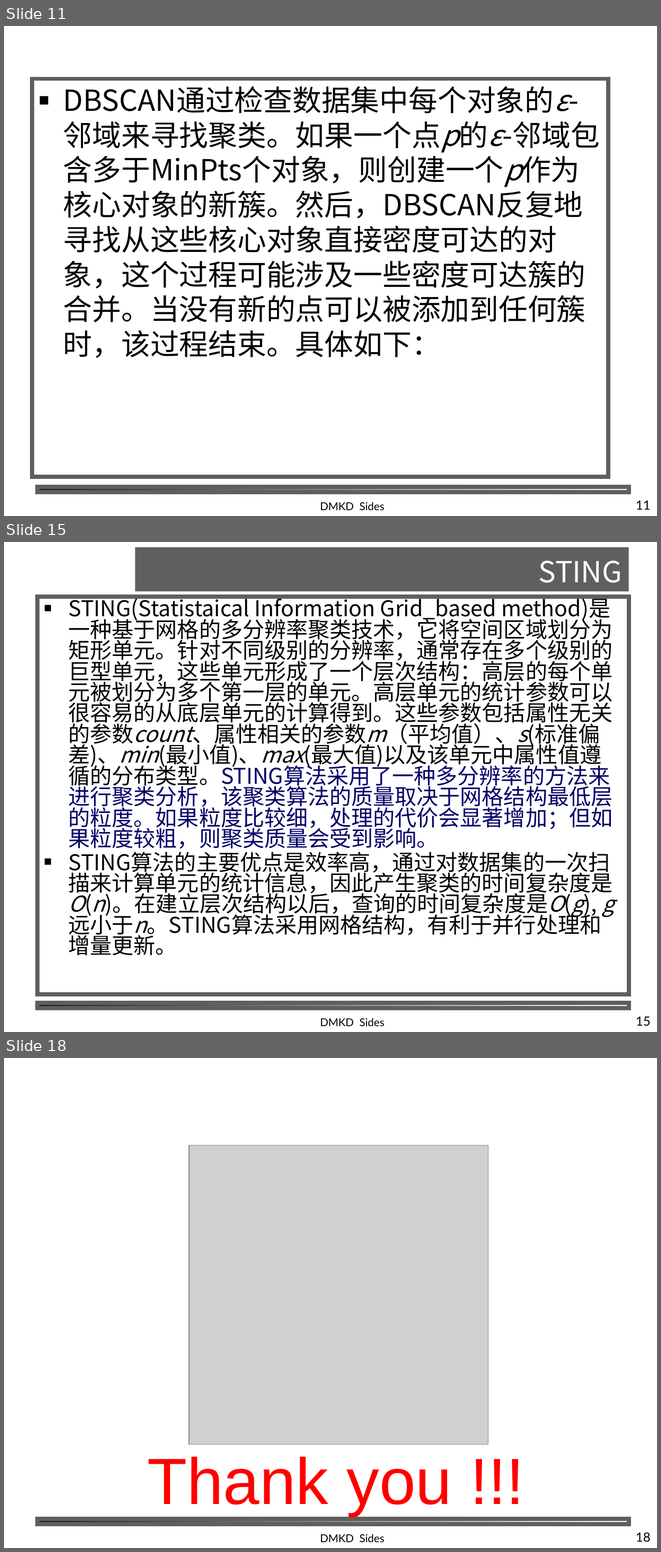
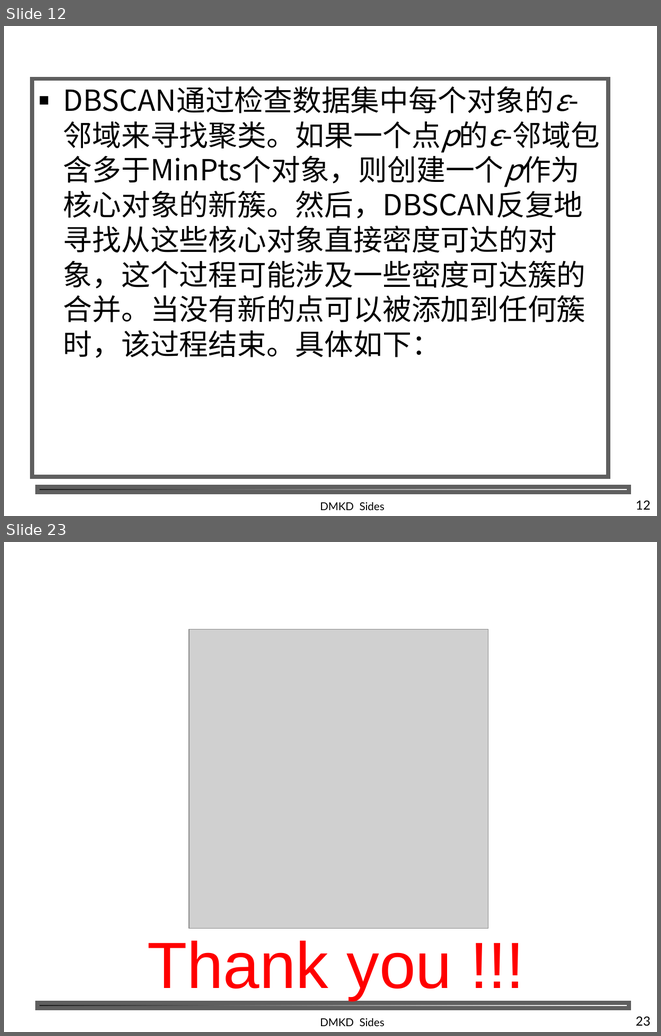
Before and after one commit to shfkuang/shfkuang.github.io, a slide deck: dm/ch5.4.ppt. Shown one above the other, each under a label of ours: slides 11, 15 and 18 before the commit, slides 12 and 23 after it; the slides between them are not shown. The pictures are 661x1552 and 661x1036 pixels, drawn with LibreOffice and Linux fonts; fonts in the diff are those of the drawing; grey boxes stand for pictures; background and template pictures are left out. Boxes give left, top, right and bottom in pixels: in the first picture for what was removed or moved away, otherwise in the second. Text is boxed around its words. In the diff, an @@ line names an element or a change of style, - is before the commit and + after.

```diff
--- a/dm/ch5.4.ppt
+++ b/dm/ch5.4.ppt
@@ slide 15 removed at [4, 542, 657, 1032], background #FFFFFF; not listed: 1 template element that a slide beside it also shows @@
@@ title removed at [135, 547, 629, 592] @@
-STING
@@ text removed at [37, 597, 629, 995] @@
-■ STING(Statistaical Information Grid_based method)是一种基于网格的多分辨率聚类技术，它将空间区域划分为矩形单元。针对不同级别的分辨率，通常存在多个级别的巨型单元，这些单元形成了一个层次结构：高层的每个单元被划分为多个第一层的单元。高层单元的统计参数可以很容易的从底层单元的计算得到。这些参数包括属性无关的参数count、属性相关的参数m（平均值）、s(标准偏差)、min(最小值)、max(最大值)以及该单元中属性值遵循的分布类型。STING算法采用了一种多分辨率的方法来进行聚类分析，该聚类算法的质量取决于网格结构最低层的粒度。如果粒度比较细，处理的代价会显著增加；但如果粒度较粗，则聚类质量会受到影响。
-■ STING算法的主要优点是效率高，通过对数据集的一次扫描来计算单元的统计信息，因此产生聚类的时间复杂度是O(n)。在建立层次结构以后，查询的时间复杂度是O(g), g远小于n。STING算法采用网格结构，有利于并行处理和增量更新。
@@ text removed at [320, 1018, 385, 1026] @@
-DMKD Sides
@@ page number removed at [636, 1016, 651, 1025] @@
-15
@@ what was slide 11 is now slide 12 @@
@@ page number at [636, 500, 651, 509]: text changed @@
-11
+12
@@ what was slide 18 is now slide 23 @@
@@ page number at [636, 1016, 651, 1026]: text changed @@
-18
+23
```
Also in this commit, not shown: 2 slides changed, 9 slides added, 3 other slides removed, 2 other files.
